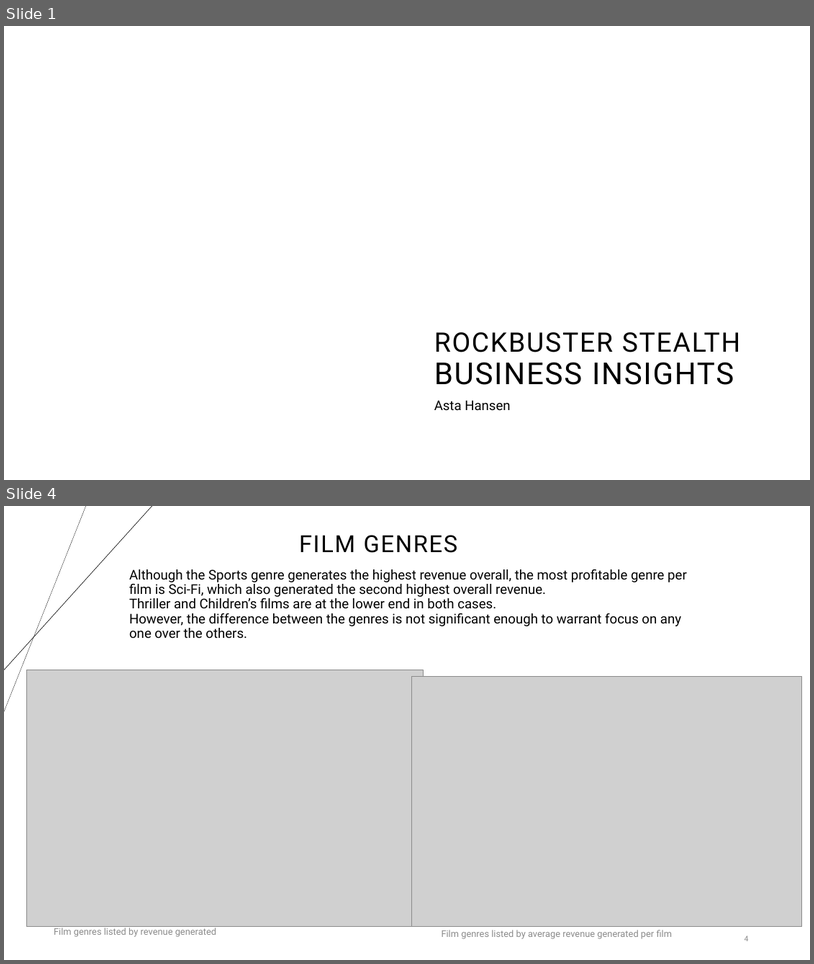
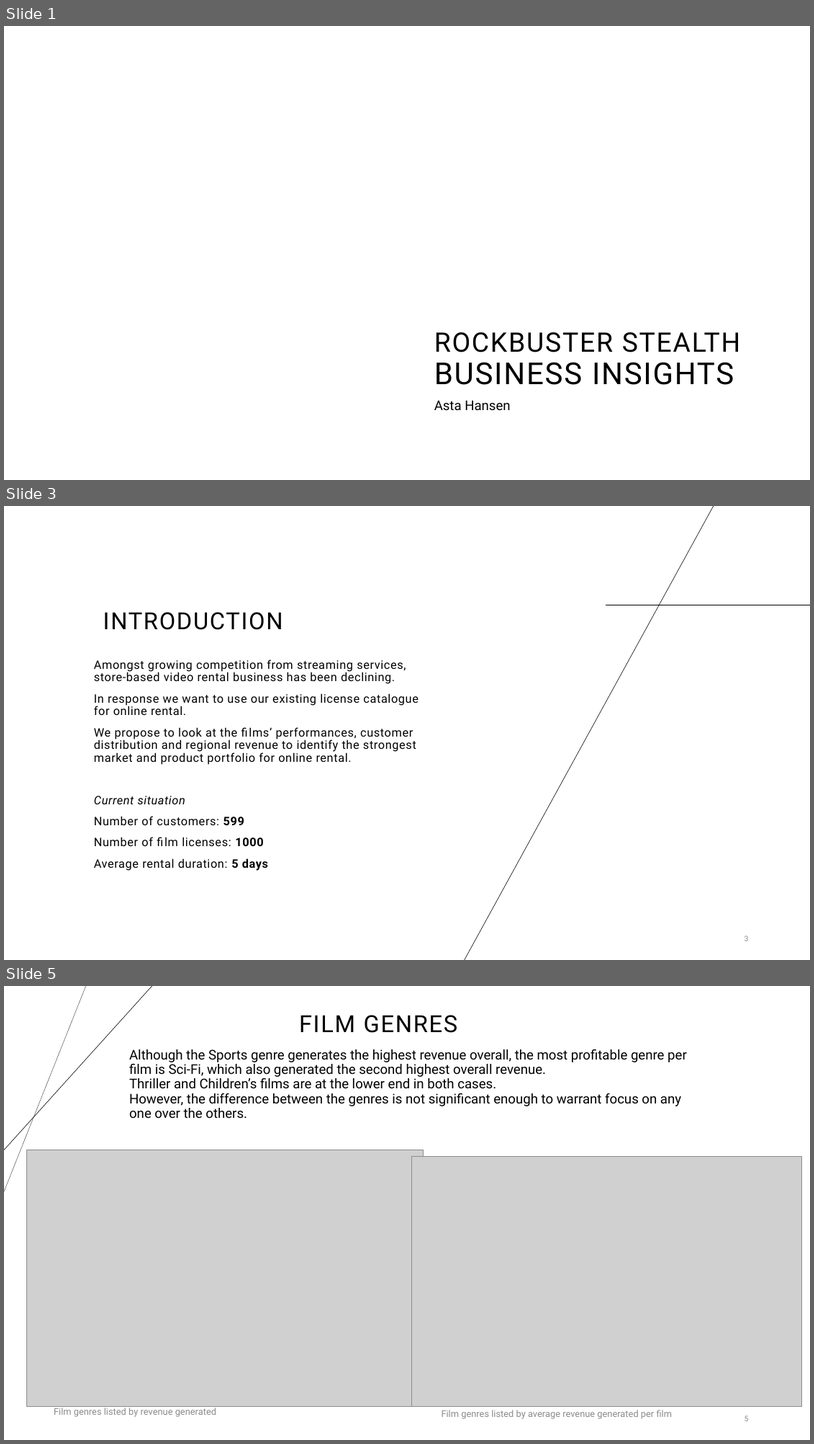
Before and after one commit to astahansen/Instacart_analysis_cf, a slide deck: Rockbuster/Rockbuster-presentation.pptx. Shown one above the other, each under a label of ours: slides 1 and 4 before the commit, slides 1, 3 and 5 after it; the slides between them are not shown. The pictures are 814x964 and 814x1444 pixels, drawn with LibreOffice and Linux fonts; fonts in the diff are those of the drawing; grey boxes stand for pictures; background and template pictures are left out. Boxes give left, top, right and bottom in pixels: in the first picture for what was removed or moved away, otherwise in the second. Text is boxed around its words. In the diff, an @@ line names an element or a change of style, - is before the commit and + after.

```diff
--- a/Rockbuster/Rockbuster-presentation.pptx
+++ b/Rockbuster/Rockbuster-presentation.pptx
@@ slide 3 added at <box>4,506,810,960</box>, background #FFFFFF @@
@@ line added from (715, 506) to (464, 960), #000000 0.5 pt @@
@@ title added at <box>103,612,283,630</box>, 28 pt, text #000000 @@
+INTRODUCTION
@@ line added from (606, 605) to (810, 605), #000000 0.5 pt @@
@@ text added at <box>94,659,419,870</box>, 14 pt, text #000000 @@
+Amongst growing competition from streaming services, store-based video rental business has been declining.
+In response we want to use our existing license catalogue for online rental.
+We propose to look at the films’ performances, customer distribution and regional revenue to identify the strongest market and product portfolio for online rental.
+Current situation
+Number of customers: 599
+Number of film licenses: 1000
+Average rental duration: 5 days
@@ page number added at <box>745,935,749,941</box>, 9 pt, text #8C8C8C @@
+3
@@ what was slide 4 is now slide 5 @@
@@ page number at <box>745,1415,749,1421</box>: text changed @@
-4
+5
```
Also in this commit, not shown: 3 slides changed.
